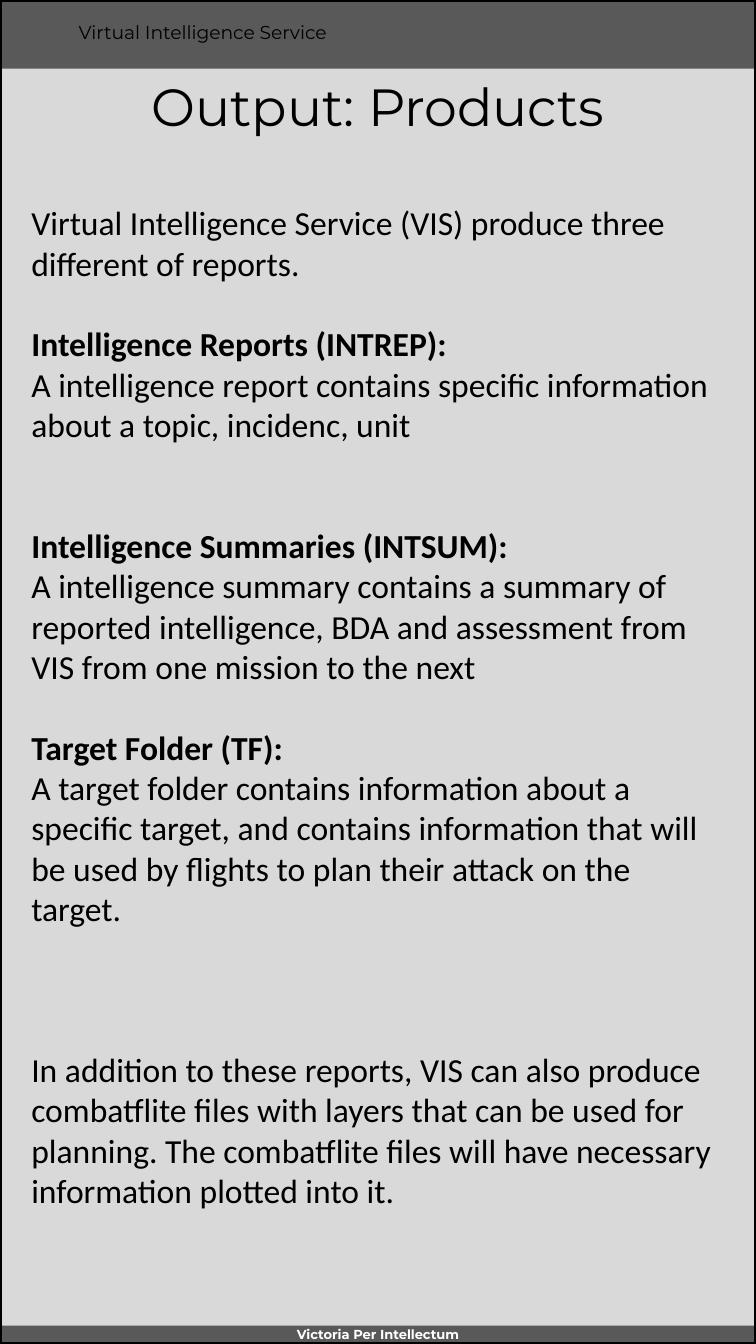
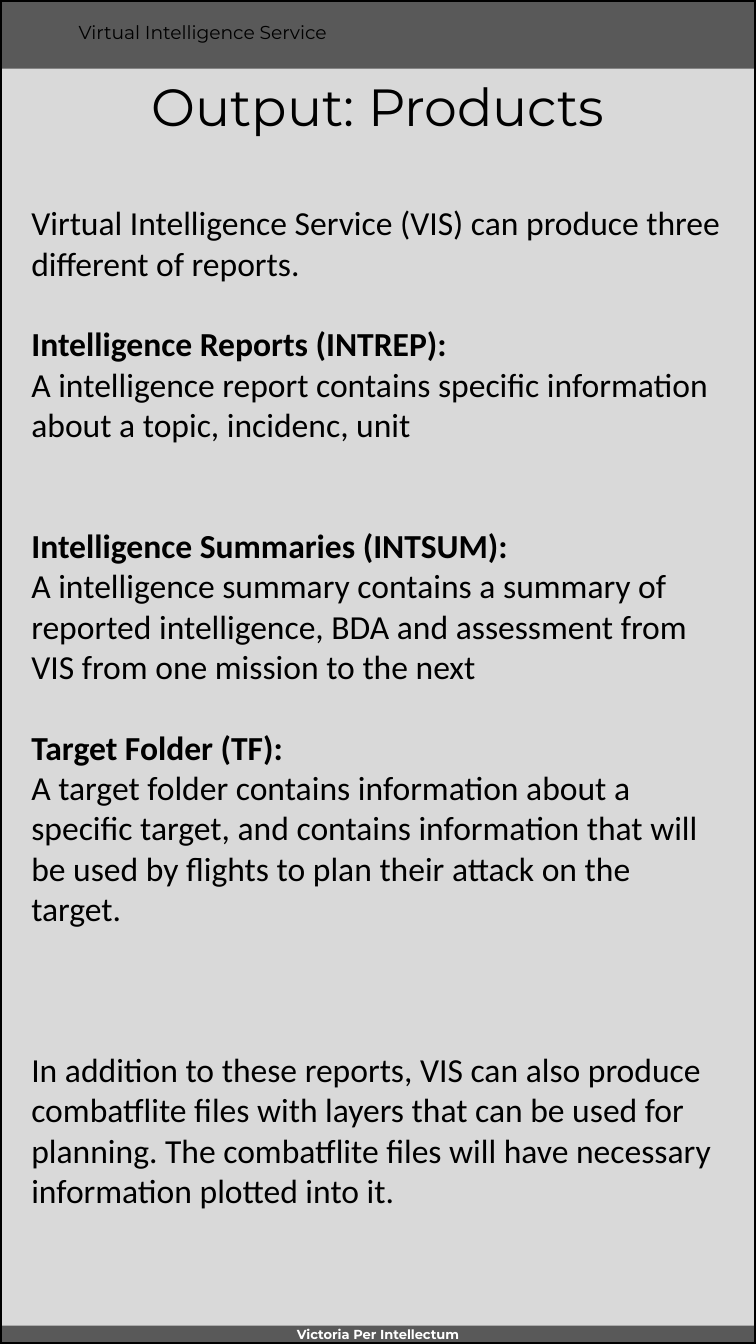
Before and after one commit to 132nd-vWing/VIS, a slide deck: slide 7 of VIS WORKSPACE/VIS Instructions.pptx. Drawn at 756x1344 pixels with LibreOffice and Linux fonts; fonts in the diff are those of the drawing; background and template pictures are left out. Boxes give left, top, right and bottom in pixels: in the first picture for what was removed or moved away, otherwise in the second. Text is boxed around its words. In the diff, an @@ line names an element or a change of style, - is before the commit and + after.

```diff
--- a/VIS WORKSPACE/VIS Instructions.pptx
+++ b/VIS WORKSPACE/VIS Instructions.pptx
@@ text at (31, 210, 720, 282): text changed @@
-Virtual Intelligence Service (VIS) produce three different of reports.
+Virtual Intelligence Service (VIS) can produce three different of reports.
```
Also in this commit, not shown: 5 other slides changed, 1 slide removed, 6 other files.
